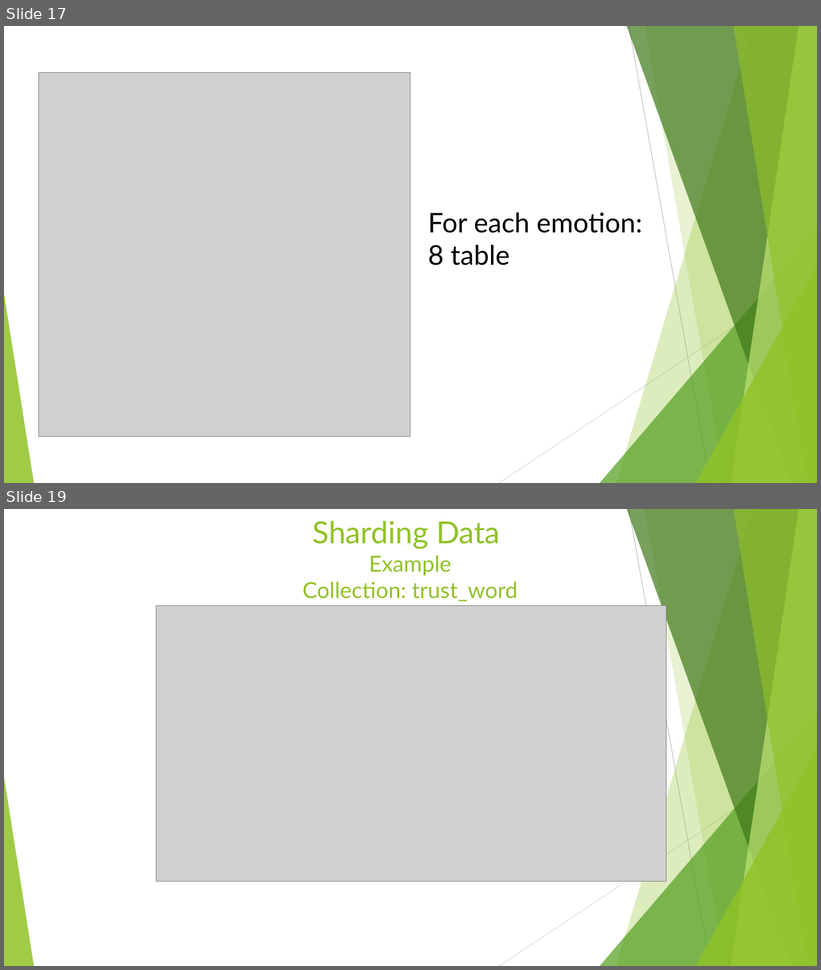
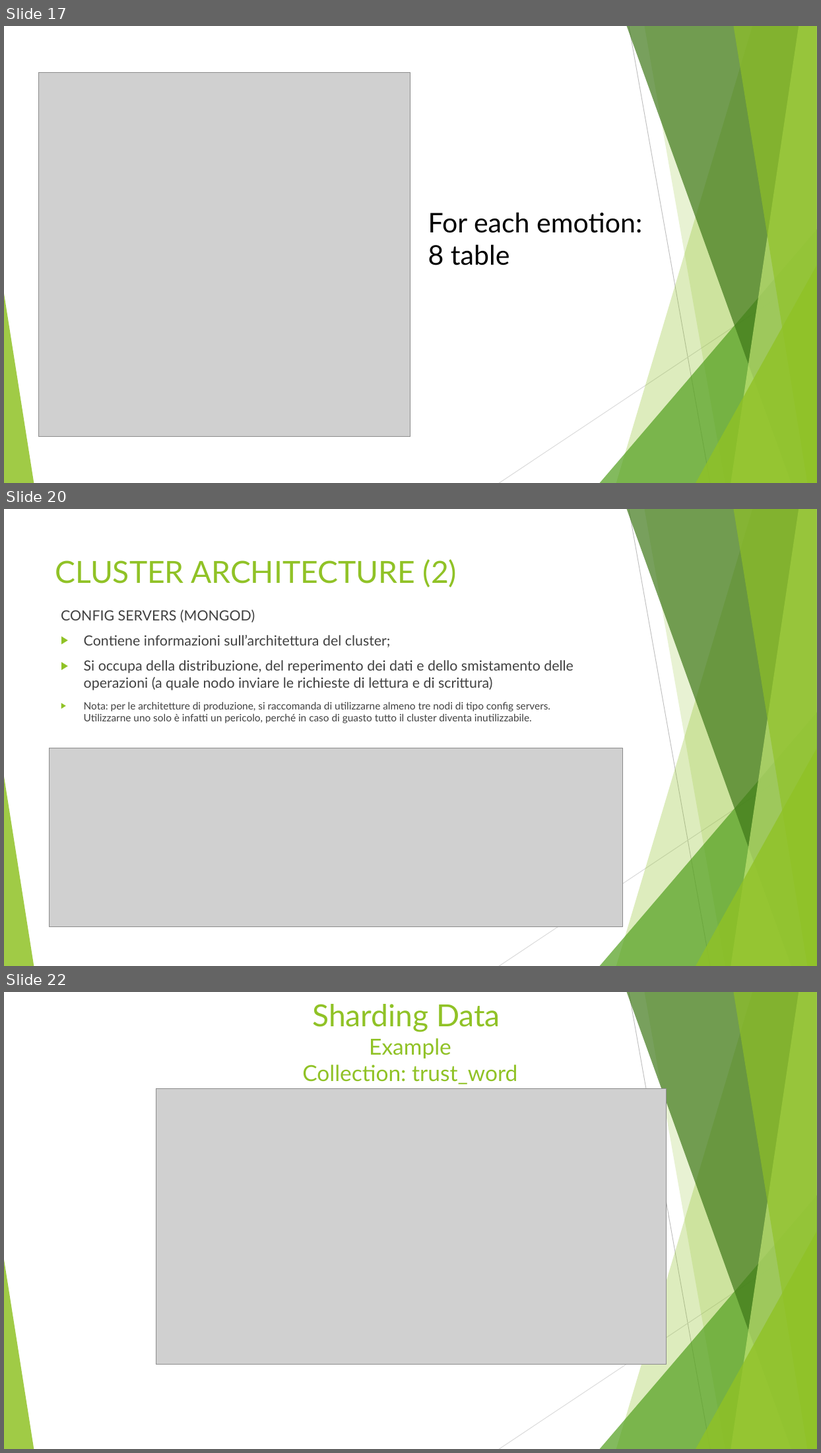
Before and after one commit to lucaMari94/mongodb-sentiment-analysis, a slide deck: silde/slide.pptx. Shown one above the other, each under a label of ours: slides 17 and 19 before the commit, slides 17, 20 and 22 after it; the slides between them are not shown. The pictures are 821x970 and 821x1453 pixels, drawn with LibreOffice and Linux fonts; fonts in the diff are those of the drawing; grey boxes stand for pictures. Boxes give left, top, right and bottom in pixels: in the first picture for what was removed or moved away, otherwise in the second. Text is boxed around its words. In the diff, an @@ line names an element or a change of style, - is before the commit and + after.

```diff
--- a/silde/slide.pptx
+++ b/silde/slide.pptx
@@ slide 20 added at [4,509,817,966], background #FFFFFF; not listed: 10 template elements that a slide beside it also shows @@
@@ title added at [55,559,457,588], 36 pt, text #90C226 @@
+CLUSTER ARCHITECTURE (2)
@@ text added at [61,609,574,723], 16.6 pt, text #404040 @@
+CONFIG SERVERS (MONGOD)
+▶ Contiene informazioni sull’architettura del cluster;
+▶ Si occupa della distribuzione, del reperimento dei dati e dello smistamento delle operazioni (a quale nodo inviare le richieste di lettura e di scrittura)
+▶ Nota: per le architetture di produzione, si raccomanda di utilizzarne almeno tre nodi di tipo config servers. Utilizzarne uno solo è infatti un pericolo, perché in caso di guasto tutto il cluster diventa inutilizzabile.
@@ picture added at [49,748,622,927] @@
@@ what was slide 19 is now slide 22 @@
```
Also in this commit, not shown: 2 slides changed, 5 other slides added, 1 slide removed, 7 other files.
